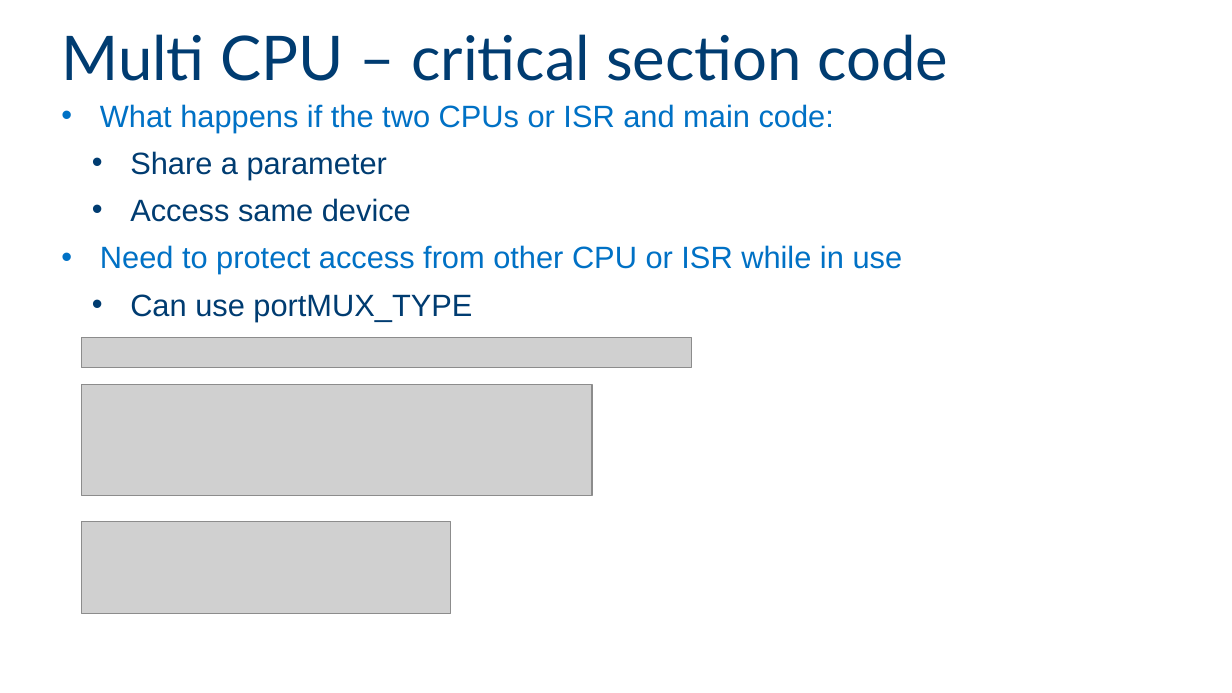
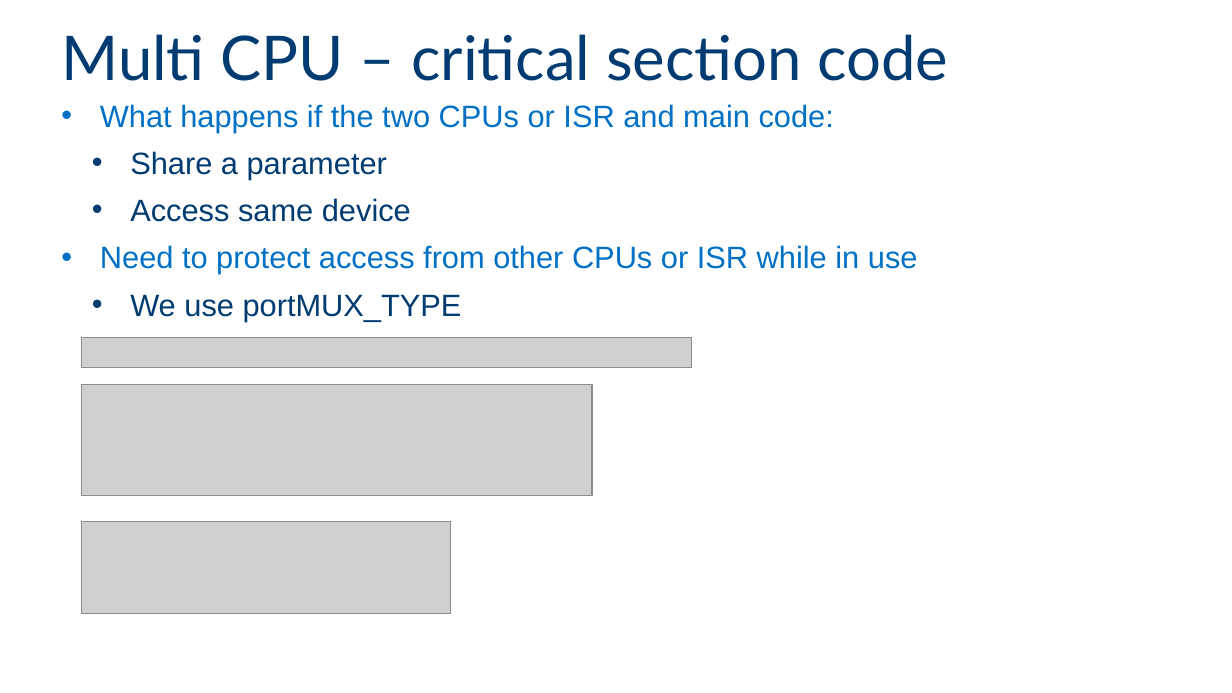
Before and after one commit to giltal/MakersPlatfrom, a slide deck: slide 11 of Collaterals/IntelMakersUniversity - class 5.pptx (slide 10 before the commit). Drawn at 1232x693 pixels with LibreOffice and Linux fonts; fonts in the diff are those of the drawing; grey boxes stand for pictures; background and template pictures are left out. Boxes give left, top, right and bottom in pixels: in the first picture for what was removed or moved away, otherwise in the second. Text is boxed around its words. In the diff, an @@ line names an element or a change of style, - is before the commit and + after.

```diff
--- a/Collaterals/IntelMakersUniversity - class 5.pptx
+++ b/Collaterals/IntelMakersUniversity - class 5.pptx
@@ text at (100, 245, 918, 321): text changed @@
-• Need to protect access from other CPU or ISR while in use
-  • Can use portMUX_TYPE
+• Need to protect access from other CPUs or ISR while in use
+  • We use portMUX_TYPE
```
Also in this commit, not shown: 4 other slides changed, 1 slide added.
